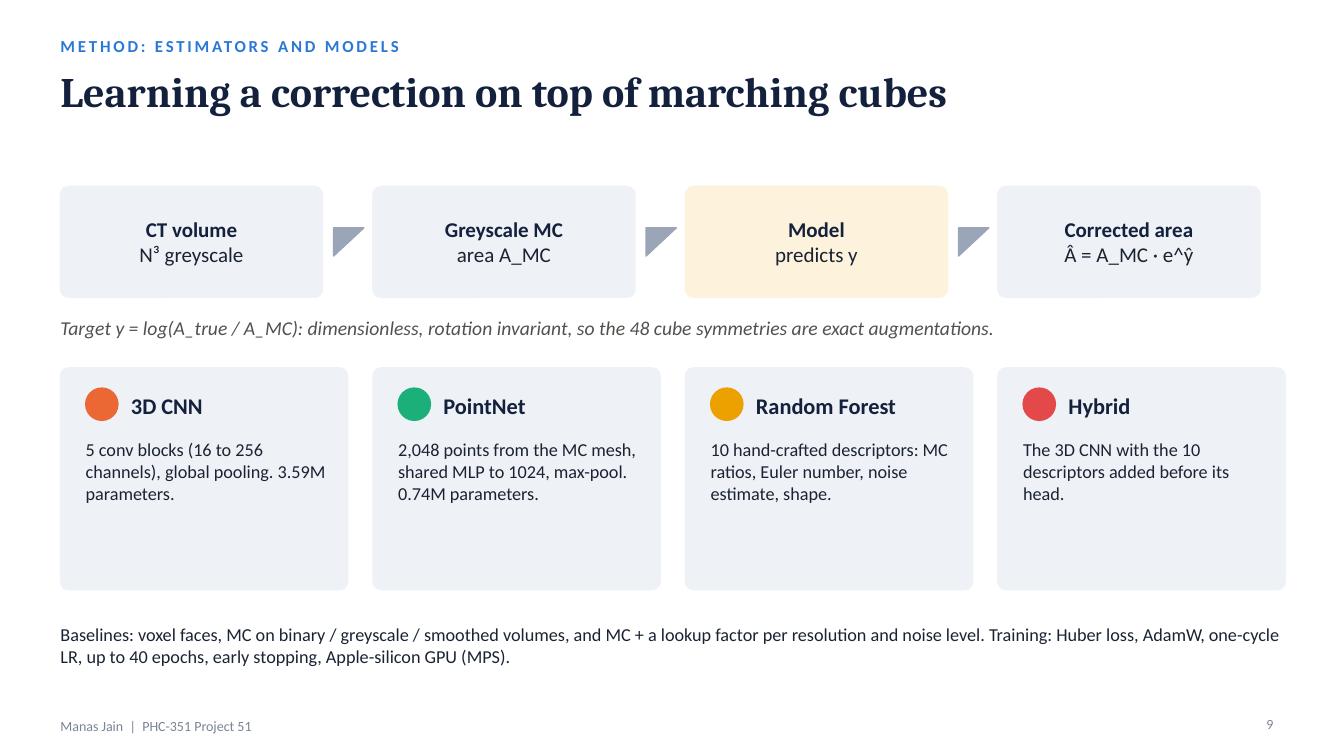
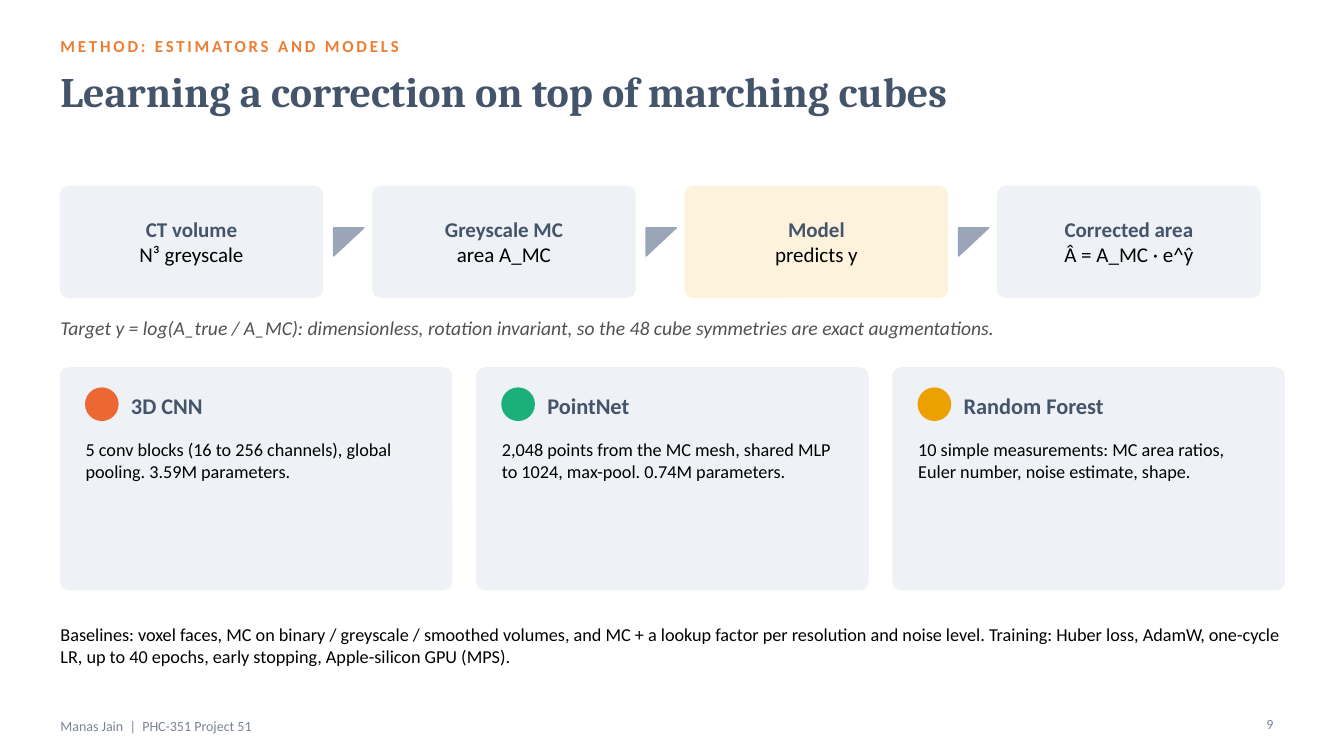
Before and after one commit to manasj756/AI-Based-3D-Surface-Area-Estimation, a slide deck: slide 9 of slides/Project51_ManasJain.pptx. Drawn at 1344x756 pixels with LibreOffice and Linux fonts; fonts in the diff are those of the drawing. Boxes give left, top, right and bottom in pixels: in the first picture for what was removed or moved away, otherwise in the second. Text is boxed around its words. In the diff, an @@ line names an element or a change of style, - is before the commit and + after.

Commit message:
Move derivations to appendix, remove hybrid model

```diff
--- a/slides/Project51_ManasJain.pptx
+++ b/slides/Project51_ManasJain.pptx
@@ text "METHOD: ESTIMATORS AND MODELS" at (60,35,867,66): text colour #2A78D6 to #ED7D31 @@
@@ text "CT volume" at (139,222,244,266): text colour #14213D to #44546A in "CT volume"; text colour #1B2333 to #000000 in "N³ greyscale" @@
@@ text "Greyscale MC" at (445,222,562,265): text colour #14213D to #44546A in "Greyscale MC"; text colour #1B2333 to #000000 in "area A_MC" @@
@@ text "Model" at (775,222,857,266): text colour #14213D to #44546A in "Model"; text colour #1B2333 to #000000 in "predicts y" @@
@@ text "Corrected area" at (1064,222,1194,266): text colour #14213D to #44546A in "Corrected area"; text colour #1B2333 to #000000 in "Â = A_MC · e^ŷ" @@
@@ rounded rectangle: place and size @@
-rounded rectangle at (60,368,348,590)
+rounded rectangle at (60,368,452,590)
@@ rounded rectangle: place and size @@
-rounded rectangle at (373,368,660,590)
+rounded rectangle at (477,368,868,590)
@@ ellipse: place and size @@
-ellipse at (398,388,431,420)
+ellipse at (502,388,534,420)
@@ text "PointNet": place and size @@
-text "PointNet" at (443,398,525,414)
+text "PointNet" at (547,398,629,414)
@@ rounded rectangle: place and size @@
-rounded rectangle at (686,368,973,590)
+rounded rectangle at (893,368,1285,590)
@@ ellipse: place and size @@
-ellipse at (711,388,743,420)
+ellipse at (919,388,951,420)
@@ text colour #14213D to #44546A in 4 elements at (60,77,947,116), (131,399,202,414), (547,398,629,414), (964,398,1103,414) @@
@@ text "Random Forest": place and size @@
-text "Random Forest" at (756,398,896,414)
+text "Random Forest" at (964,398,1103,414)
@@ rounded rectangle removed at (998,368,1286,590) @@
@@ ellipse removed at (1023,388,1056,420) @@
@@ text removed at (1068,398,1130,418) @@
-Hybrid
@@ text "2,048 points from the MC ...": place and size @@
-text "2,048 points from the MC ..." at (398,443,636,503)
+text "2,048 points from the MC ..." at (502,443,831,481)
@@ text at (918,443,1224,481): text changed; text colour #1B2333 to #000000 @@
-10 hand-crafted descriptors: MC ratios, Euler number, noise estimate, shape.
+10 simple measurements: MC area ratios, Euler number, noise estimate, shape.
@@ text removed at (1023,443,1229,500) @@
-The 3D CNN with the 10 descriptors added before its head.
@@ text colour #1B2333 to #000000 in 3 elements at (86,443,392,481), (502,443,831,481), (60,628,1279,666) @@
```
Also in this commit, not shown: 15 other slides changed, 47 other files.
